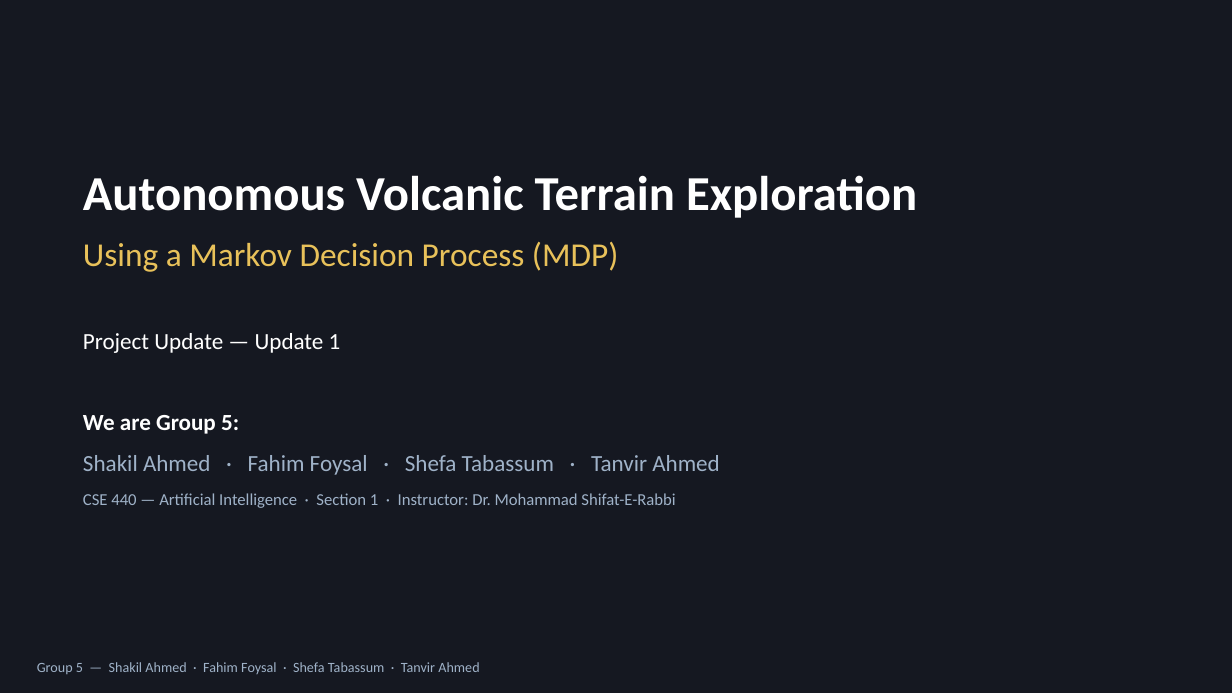
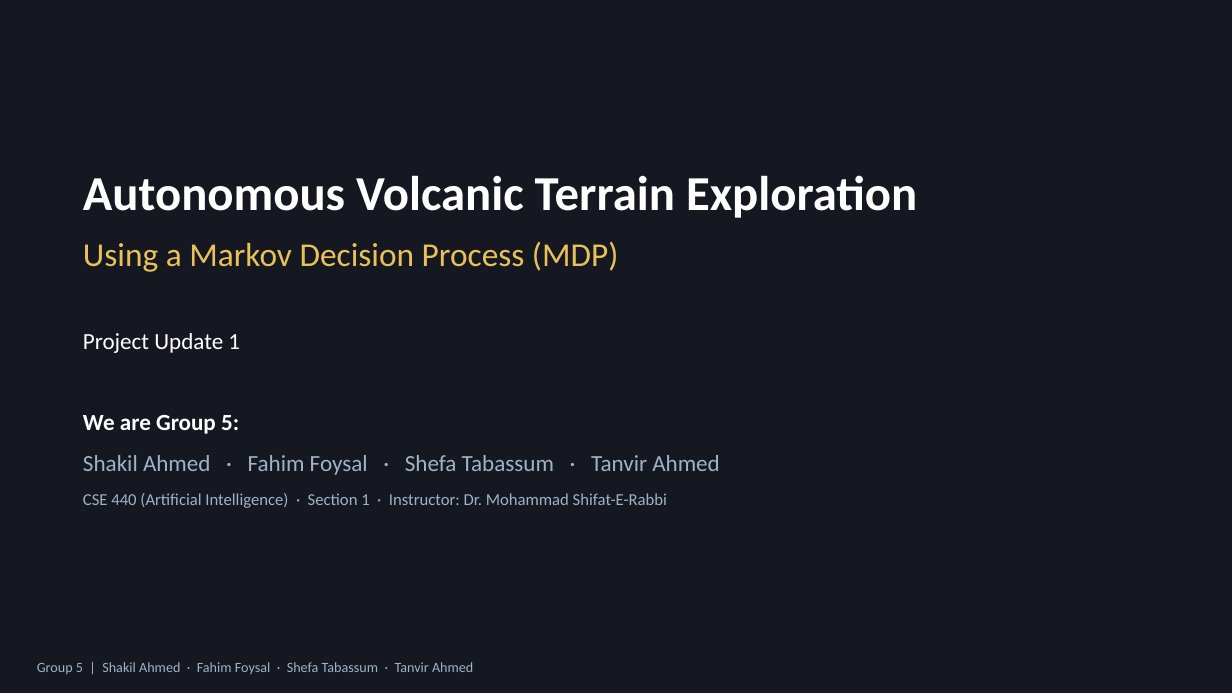
Before and after one commit to MRSHAKILS/Autonomous-Volcanic-Terrain-Exploration-Using-Markov-Decision-Process, a slide deck: slide 1 of others/update_presentation.pptx. Drawn at 1232x693 pixels with LibreOffice and Linux fonts; fonts in the diff are those of the drawing. Boxes give left, top, right and bottom in pixels: in the first picture for what was removed or moved away, otherwise in the second. Text is boxed around its words. In the diff, an @@ line names an element or a change of style, - is before the commit and + after.

```diff
--- a/others/update_presentation.pptx
+++ b/others/update_presentation.pptx
@@ text at (83, 333, 240, 353): text changed @@
-Project Update — Update 1
+Project Update 1
@@ text at (83, 493, 667, 508): text changed @@
-CSE 440 — Artificial Intelligence · Section 1 · Instructor: Dr. Mohammad Shifat-E-Rabbi
+CSE 440 (Artificial Intelligence) · Section 1 · Instructor: Dr. Mohammad Shifat-E-Rabbi
@@ text at (37, 662, 473, 675): text changed @@
-Group 5 — Shakil Ahmed · Fahim Foysal · Shefa Tabassum · Tanvir Ahmed
+Group 5 | Shakil Ahmed · Fahim Foysal · Shefa Tabassum · Tanvir Ahmed
```
Also in this commit, not shown: 5 other slides changed, 11 other files.
